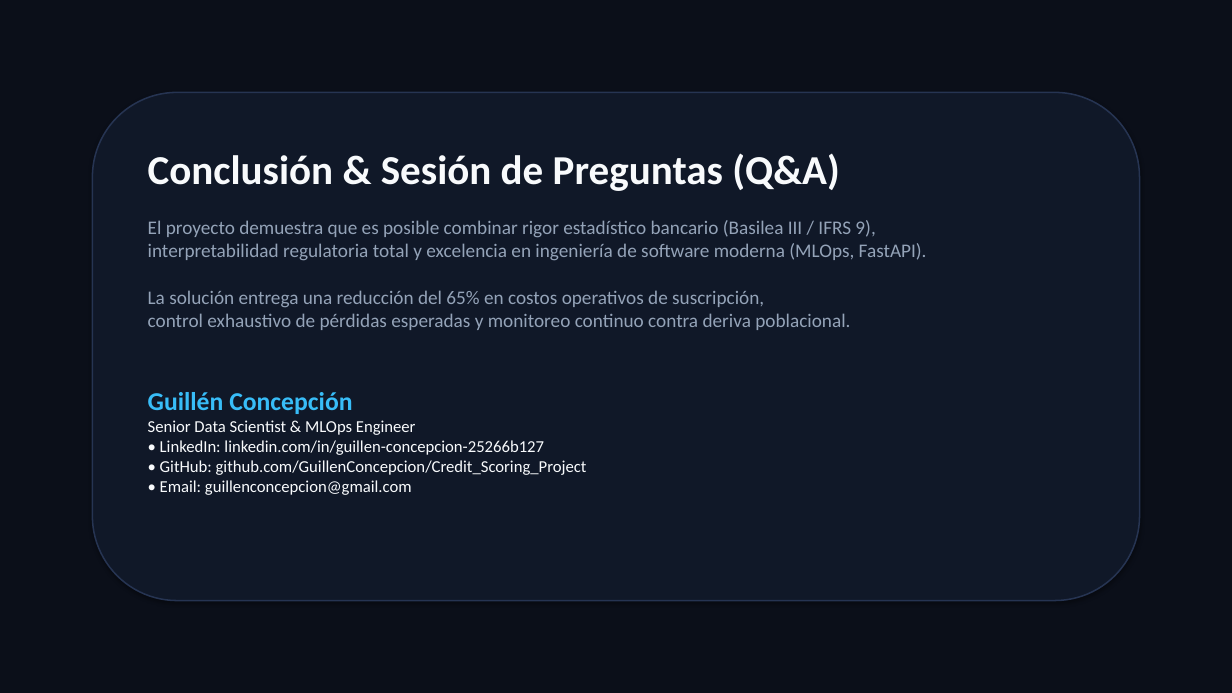
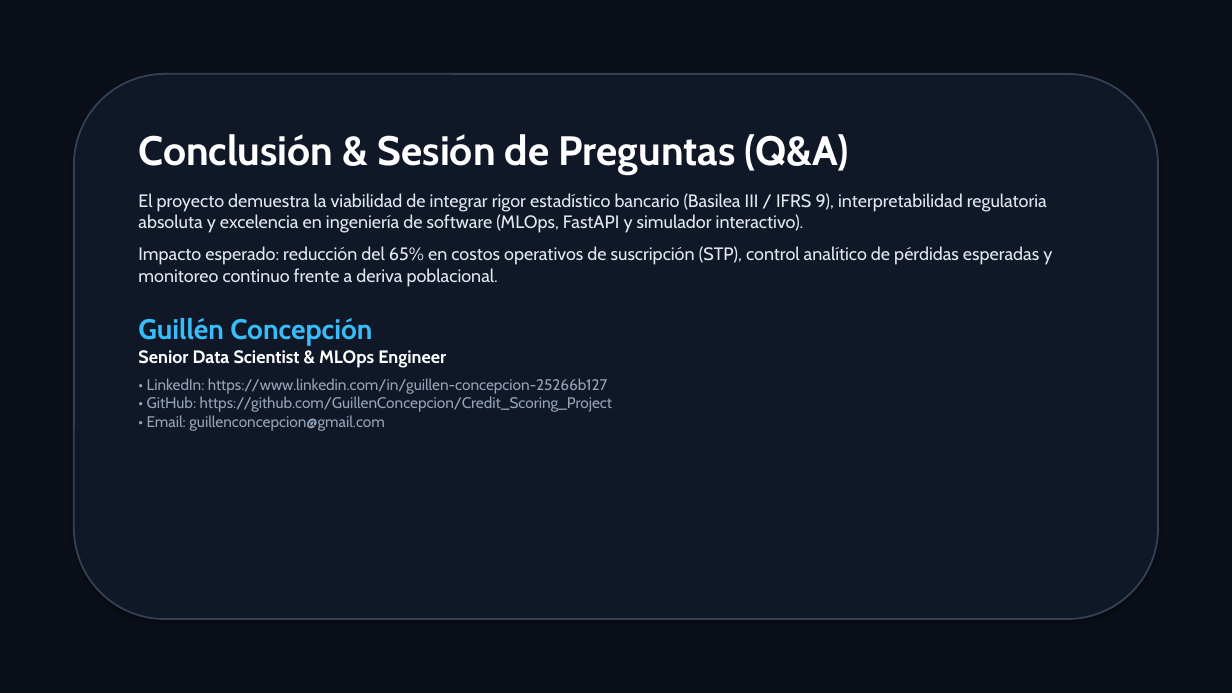
Before and after one commit to GuillenConcepcion/Credit_Scoring_Project, a slide deck: slide 12 of Credit_Risk_Scoring_Presentation.pptx. Drawn at 1232x693 pixels with LibreOffice and Linux fonts; fonts in the diff are those of the drawing. Boxes give left, top, right and bottom in pixels: in the first picture for what was removed or moved away, otherwise in the second. Text is boxed around its words. In the diff, an @@ line names an element or a change of style, - is before the commit and + after.

Commit message:
style: enhance presentation resolution, high-contrast typography, native tables and 300 DPI charts

```diff
--- a/Credit_Risk_Scoring_Presentation.pptx
+++ b/Credit_Risk_Scoring_Presentation.pptx
@@ rounded rectangle: place and size @@
-rounded rectangle at [92, 92, 1140, 601]
+rounded rectangle at [74, 74, 1158, 619]
@@ rounded rectangle at [74, 74, 1158, 619]: outline #263452 1.2 pt to #334155 1.4 pt @@
@@ text "Conclusión & Sesión de Preguntas ...": place and size @@
-text "Conclusión & Sesión de Preguntas ..." at [148, 153, 927, 495]
+text "Conclusión & Sesión de Preguntas ..." at [138, 134, 1052, 431]
@@ text at [138, 134, 849, 346]: font Calibri to Cabin in "Conclusión & Sesión de Preguntas (Q&A)", "Guillén Concepción"; text colour #F8FAFC to #FFFFFF in "Conclusión & Sesión de Preguntas (Q&A)"; size 20 to 22 pt in "Guillén Concepción"; more space between paragraphs @@
@@ text at [138, 193, 1052, 287]: text changed; size 15 to 14 pt; font Calibri to Cabin; text colour #94A3B8 to #E2E8F0 @@
-El proyecto demuestra que es posible combinar rigor estadístico bancario (Basilea III / IFRS 9),
-interpretabilidad regulatoria total y excelencia en ingeniería de software moderna (MLOps, FastAPI).
-La solución entrega una reducción del 65% en costos operativos de suscripción,
-control exhaustivo de pérdidas esperadas y monitoreo continuo contra deriva poblacional.
+El proyecto demuestra la viabilidad de integrar rigor estadístico bancario (Basilea III / IFRS 9), interpretabilidad regulatoria absoluta y excelencia en ingeniería de software (MLOps, FastAPI y simulador interactivo).
+Impacto esperado: reducción del 65% en costos operativos de suscripción (STP), control analítico de pérdidas esperadas y monitoreo continuo frente a deriva poblacional.
@@ text at [138, 350, 612, 431]: text changed; size 13 to 12 pt; font Calibri to Cabin; text colour #F8FAFC to #94A3B8 @@
-Senior Data Scientist & MLOps Engineer
-• LinkedIn: linkedin.com/in/guillen-concepcion-25266b127
-• GitHub: github.com/GuillenConcepcion/Credit_Scoring_Project
-• Email: guillenconcepcion@gmail.com
+Senior Data Scientist & MLOps Engineer
+• LinkedIn: https://www.linkedin.com/in/guillen-concepcion-25266b127
+• GitHub: https://github.com/GuillenConcepcion/Credit_Scoring_Project
+• Email: guillenconcepcion@gmail.com
```
Also in this commit, not shown: 11 other slides changed, 8 other files.
